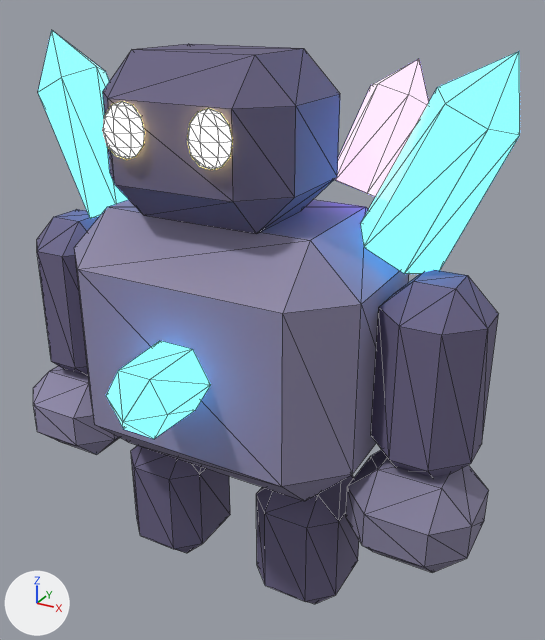
The glTF model assets/models/characters/monster_crystal_golem.glb: old version first, new version second.
Rendered twice from a camera (50 mm lens) standing at (0.309, -0.502, 0.509) and looking at (0.032, 0.001, 0.258). The axes (+X, +Y, +Z) are drawn at lower left. The lights are the same throughout. The older version comes first. Mesh edges are drawn as thin lines. Vertices at exactly the same position are counted once.

In view in the first picture: 'arml_t0_palette', 'armr_t0_palette', 'body_t0_crystal', 'body_t0_crystal_violet', 'body_t0_eye_glow', 'body_t0_palette', 'legl_t0_palette', 'legr_t0_palette'.
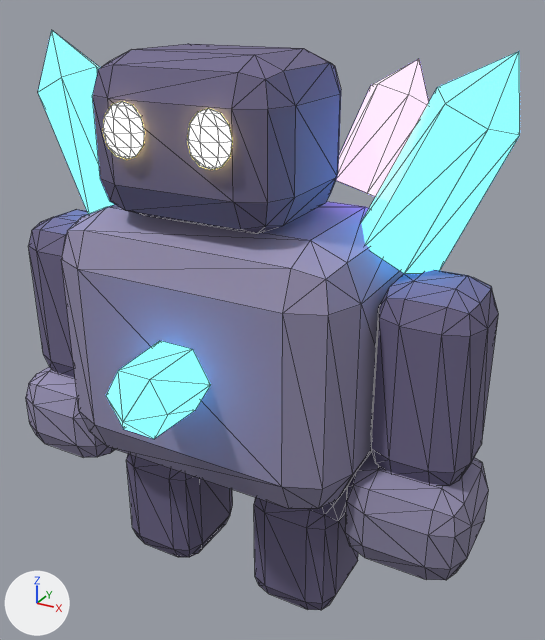
Location of each change, [x1, y1, x2, y2] in pixels of the pictures (545 x 640 px):
'body_t0_palette', reshaped
    before: [74, 44, 409, 501]
    after: [61, 44, 404, 509]
'armr_t0_palette', reshaped
    before: [346, 270, 498, 573]
    after: [345, 270, 498, 580]
'arml_t0_palette', reshaped
    before: [33, 209, 119, 455]
    after: [26, 209, 115, 457]
'legr_t0_palette', reshaped
    before: [256, 475, 359, 604]
    after: [254, 488, 358, 610]
'legl_t0_palette', reshaped
    before: [131, 445, 230, 553]
    after: [126, 454, 233, 557]
part 1 of me_legl_t0_palette, added (blue)
    after: [126, 454, 233, 557]
part 2 of me_legr_t0_palette, added (blue)
    after: [254, 488, 347, 610]
part 3 of me_body_t0_palette, added (blue)
    after: [61, 48, 399, 509]
part 4 of me_body_t0_palette, recoloured
    both: [109, 46, 364, 240]
part 5 of me_arml_t0_palette, added (blue)
    after: [26, 217, 115, 457]
part 6 of me_arml_t0_palette, recoloured
    both: [50, 209, 88, 379]
part 7 of me_armr_t0_palette, added (blue)
    after: [345, 273, 498, 580]
part 8 of me_armr_t0_palette, recoloured
    both: [379, 270, 468, 488]

Diff of the bpy script that builds the scene:
```diff
--- a/assets/models/characters/monster_crystal_golem.glb.py
+++ b/assets/models/characters/monster_crystal_golem.glb.py
@@ me_legl_t0_palette @@
 # used by ob_legl_t0_palette; location = (-0.07, 0.0, 0.12)
-me_legl_t0_palette.from_pydata(...)  # 24 vertices, 44 faces; spans x -0.04..0.04, y -0.045..0.045, z -0.12..0.0
+me_legl_t0_palette.from_pydata(...)  # 56 vertices, 108 faces; spans x -0.04..0.04, y -0.045..0.045, z -0.12..0.0
+# me_legl_t0_palette part 1: 32 vertices added at x -0.0341..0.0341, y -0.0391..0.0391, z -0.1141..-0.0059
 me_legl_t0_palette.materials.append(mat_palette)
@@ me_legr_t0_palette @@
 # used by ob_legr_t0_palette; location = (0.07, 0.0, 0.12)
-me_legr_t0_palette.from_pydata(...)  # 24 vertices, 44 faces; spans x -0.04..0.04, y -0.045..0.045, z -0.12..0.0
+me_legr_t0_palette.from_pydata(...)  # 56 vertices, 108 faces; spans x -0.04..0.04, y -0.045..0.045, z -0.12..0.0
+# me_legr_t0_palette part 2: 32 vertices added at x -0.0341..0.0341, y -0.0391..0.0391, z -0.1141..-0.0059
 me_legr_t0_palette.materials.append(mat_palette)
@@ me_body_t0_palette @@
 # used by ob_body_t0_palette; location = (0.0, 0.0, 0.12)
-me_body_t0_palette.from_pydata(...)  # 48 vertices, 88 faces; spans x -0.13..0.13, y -0.09..0.09, z 0.01..0.35
+me_body_t0_palette.from_pydata(...)  # 112 vertices, 216 faces; spans x -0.13..0.13, y -0.09..0.09, z 0.01..0.35
+# me_body_t0_palette part 3: 64 vertices added at x -0.118..0.118, y -0.078..0.078, z 0.022..0.341
+# me_body_t0_palette part 4: 8 kept faces spanning x -0.09..0.09, y -0.055..0.05, z 0.01..0.35 get new vertex colours; the middle colour goes from greyish blue #7d7898 to greyish blue #766f8f
 me_body_t0_palette.materials.append(mat_palette)
@@ me_arml_t0_palette @@
 # used by ob_arml_t0_palette; location = (-0.16, 0.0, 0.32)
-me_arml_t0_palette.from_pydata(...)  # 48 vertices, 88 faces; spans x -0.06..0.04, y -0.06..0.04, z -0.23..0.0
+me_arml_t0_palette.from_pydata(...)  # 112 vertices, 216 faces; spans x -0.06..0.04, y -0.06..0.04, z -0.23..0.0
+# me_arml_t0_palette part 5: 64 vertices added at x -0.053..0.033, y -0.053..0.033, z -0.223..-0.007
+# me_arml_t0_palette part 6: 8 kept faces spanning x -0.035..0.015, y -0.035..0.015, z -0.23..0.0 get new vertex colours; the middle colour goes from greyish blue #807a9a to greyish blue #797293
 me_arml_t0_palette.materials.append(mat_palette)
@@ me_armr_t0_palette @@
 # used by ob_armr_t0_palette; location = (0.16, 0.0, 0.32)
-me_armr_t0_palette.from_pydata(...)  # 48 vertices, 88 faces; spans x -0.04..0.06, y -0.06..0.04, z -0.23..0.0
+me_armr_t0_palette.from_pydata(...)  # 112 vertices, 216 faces; spans x -0.04..0.06, y -0.06..0.04, z -0.23..0.0
+# me_armr_t0_palette part 7: 64 vertices added at x -0.033..0.053, y -0.053..0.033, z -0.223..-0.007
+# me_armr_t0_palette part 8: 8 kept faces spanning x -0.015..0.035, y -0.035..0.015, z -0.23..0.0 get new vertex colours; the middle colour goes from greyish blue #787292 to greyish blue #726c8b
 me_armr_t0_palette.materials.append(mat_palette)
```
